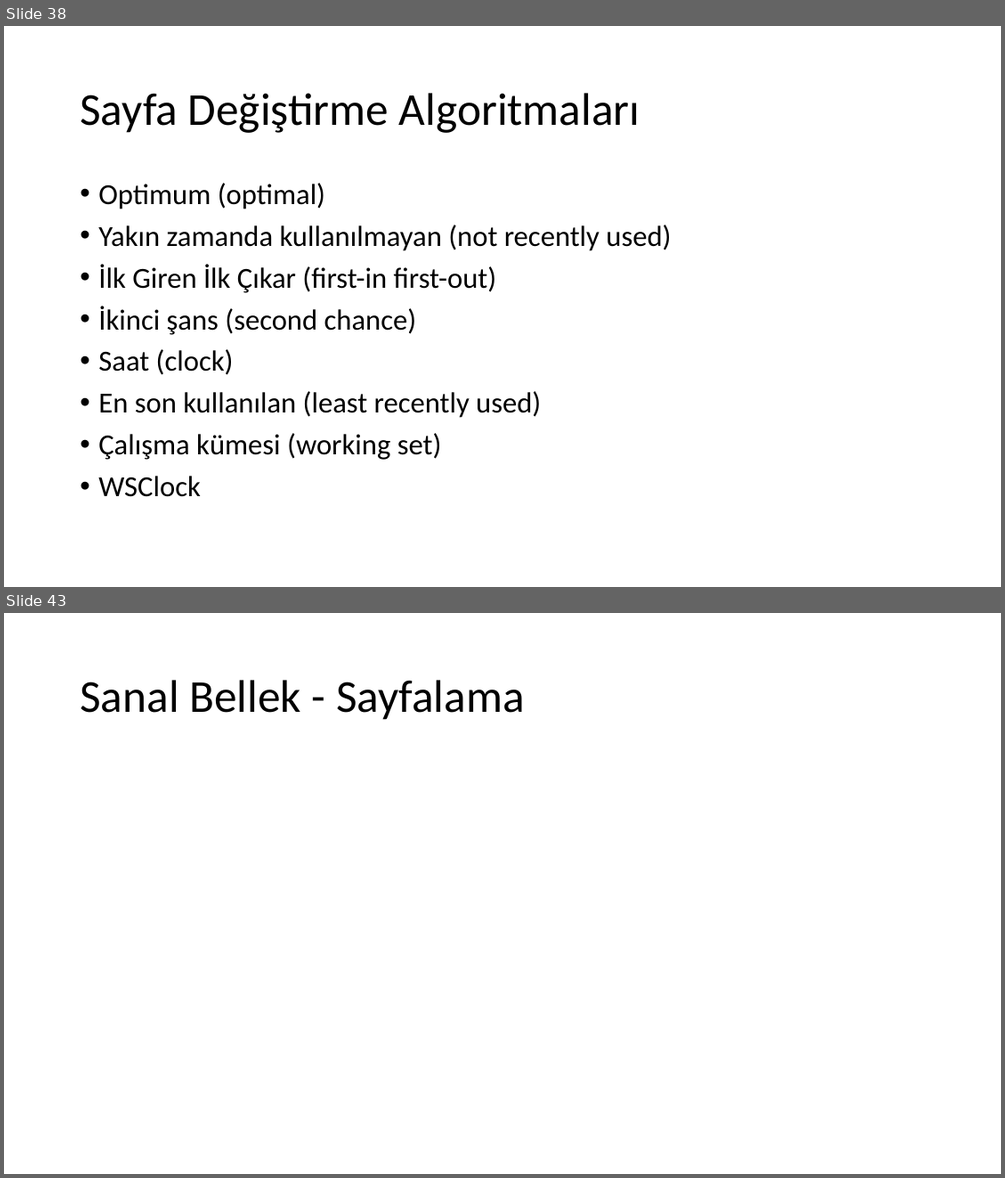
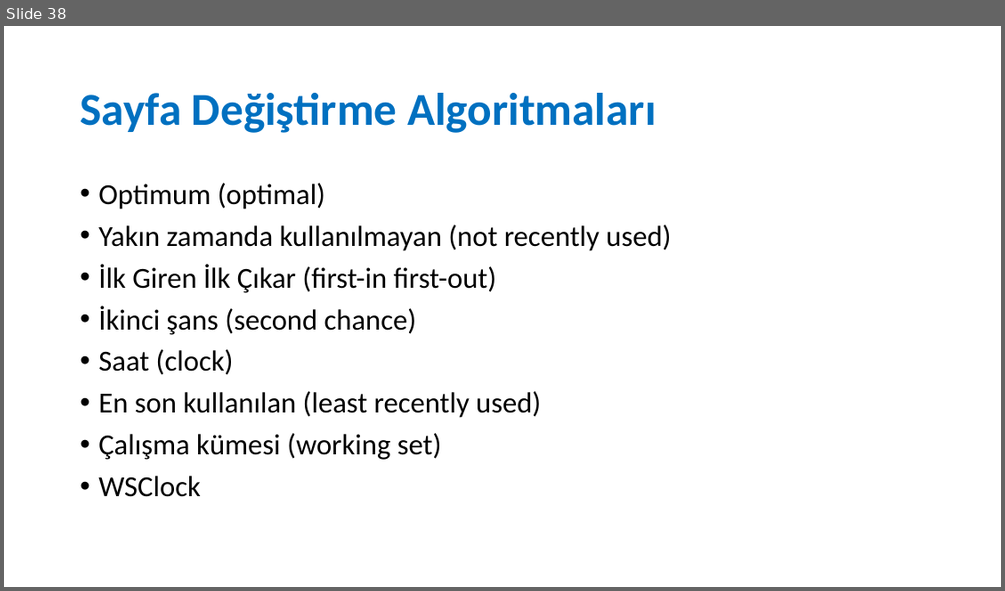
Before and after one commit to sercankulcu/sercankulcu.github.io, a slide deck: files/os/3_Bolum_3_Bellek.pptx. Shown one above the other, each under a label of ours: slides 38 and 43 before the commit, slide 38 after it; the slides between them are not shown. The pictures are 1005x1178 and 1005x591 pixels, drawn with LibreOffice and Linux fonts; fonts in the diff are those of the drawing. Boxes give left, top, right and bottom in pixels: in the first picture for what was removed or moved away, otherwise in the second. Text is boxed around its words. In the diff, an @@ line names an element or a change of style, - is before the commit and + after.

```diff
--- a/files/os/3_Bolum_3_Bellek.pptx
+++ b/files/os/3_Bolum_3_Bellek.pptx
@@ slide 43 removed at [4, 613, 1001, 1174], background #FFFFFF @@
@@ title removed at [80, 680, 525, 720] @@
-Sanal Bellek - Sayfalama
@@ slide 38 changed as well @@
@@ title "Sayfa Değiştirme Algoritmaları" at [80, 93, 655, 133]: text colour #000000 to #0070C0, bold on @@
```
Also in this commit, not shown: 40 other slides changed, 13 slides added, 12 other slides removed, 1 other file.
